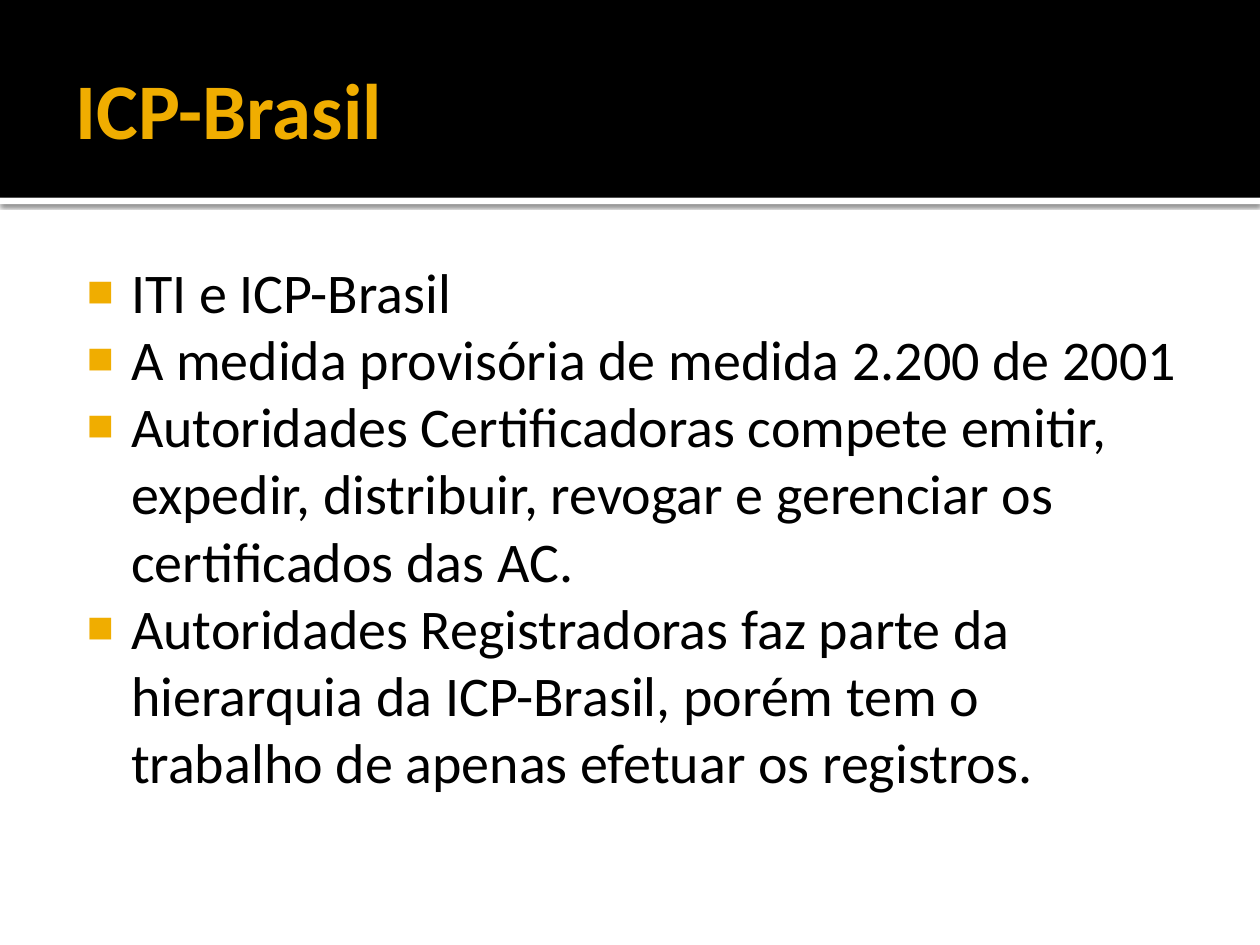
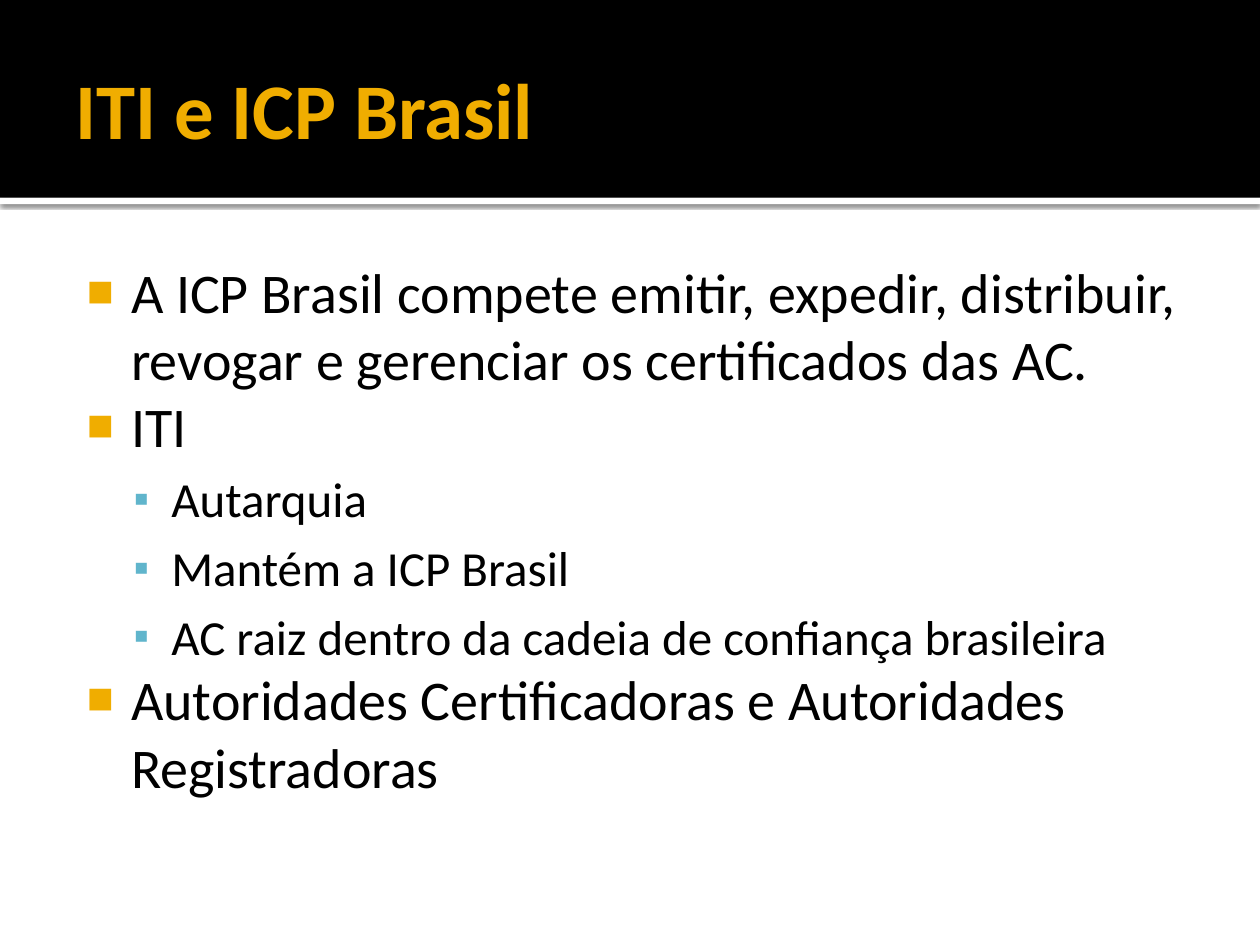
Before and after one commit to rayu1988/svn-jeanbruno, a slide deck: slide 24 of DOCS/TCC/5 - APRESENTAÇÃO.pptx (slide 22 before the commit). Drawn at 1260x945 pixels with LibreOffice and Linux fonts; fonts in the diff are those of the drawing. Boxes give left, top, right and bottom in pixels: in the first picture for what was removed or moved away, otherwise in the second. Text is boxed around its words. In the diff, an @@ line names an element or a change of style, - is before the commit and + after.

```diff
--- a/DOCS/TCC/5 - APRESENTAÇÃO.pptx
+++ b/DOCS/TCC/5 - APRESENTAÇÃO.pptx
@@ title at (76, 83, 533, 140): text changed @@
-ICP-Brasil
+ITI e ICP Brasil
@@ text at (131, 274, 1176, 798): text changed @@
-■ ITI e ICP-Brasil
-■ A medida provisória de medida 2.200 de 2001
-■ Autoridades Certificadoras compete emitir, expedir, distribuir, revogar e gerenciar os certificados das AC.
-■ Autoridades Registradoras faz parte da hierarquia da ICP-Brasil, porém tem o trabalho de apenas efetuar os registros.
+■ A ICP Brasil compete emitir, expedir, distribuir, revogar e gerenciar os certificados das AC.
+■ ITI
+  ▪ Autarquia
+  ▪ Mantém a ICP Brasil
+  ▪ AC raiz dentro da cadeia de confiança brasileira
+■ Autoridades Certificadoras e Autoridades Registradoras
```
Also in this commit, not shown: 13 other slides changed, 10 slides added, 5 slides removed.
